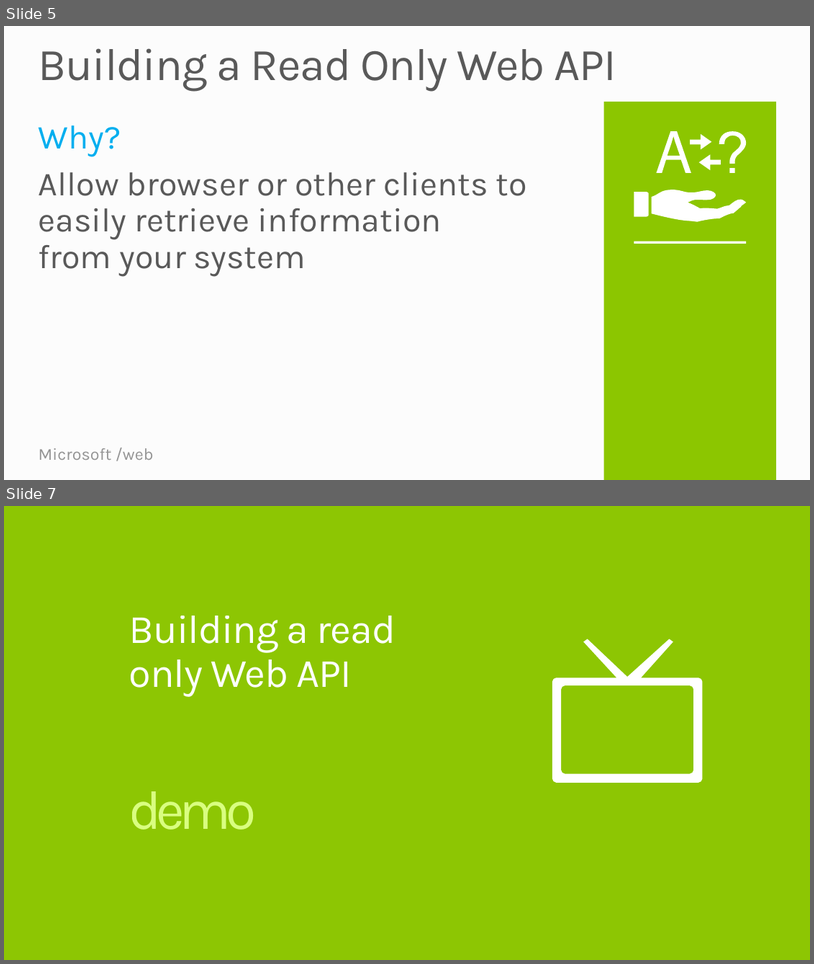
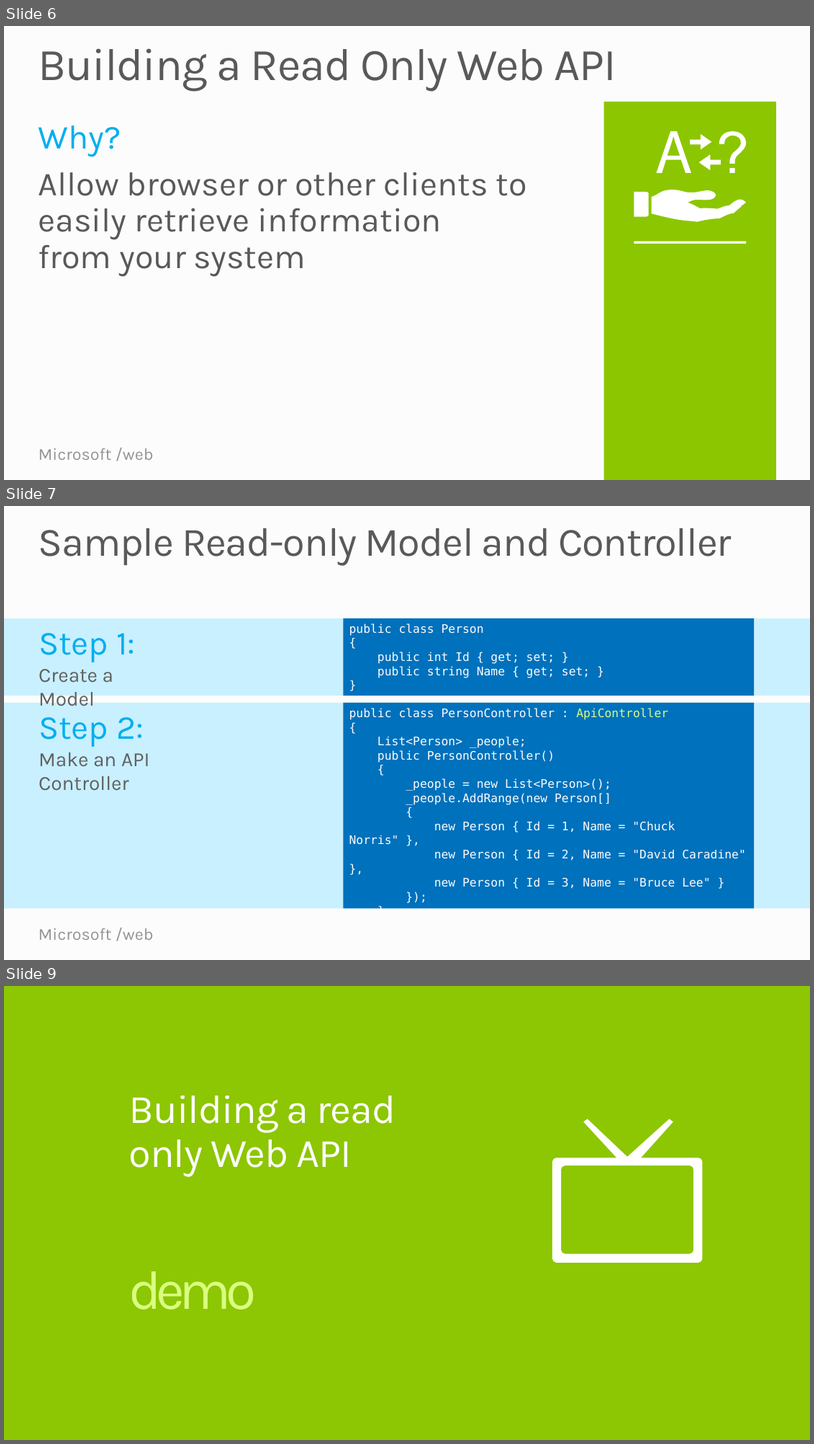
Before and after one commit to Microsoft-Web/WebTK-Presentations, a slide deck: AddingWebApiToASPNETSite/AddingWebApiToASPNETSite.pptx. Shown one above the other, each under a label of ours: slides 5 and 7 before the commit, slides 6, 7 and 9 after it; the slides between them are not shown. The pictures are 814x964 and 814x1444 pixels, drawn with LibreOffice and Linux fonts; fonts in the diff are those of the drawing. Boxes give left, top, right and bottom in pixels: in the first picture for what was removed or moved away, otherwise in the second. Text is boxed around its words. In the diff, an @@ line names an element or a change of style, - is before the commit and + after.

```diff
--- a/AddingWebApiToASPNETSite/AddingWebApiToASPNETSite.pptx
+++ b/AddingWebApiToASPNETSite/AddingWebApiToASPNETSite.pptx
@@ slide 7 added at [4, 506, 810, 960], background #FCFCFC; not listed: 2 template elements that a slide beside it also shows @@
@@ title added at [39, 528, 732, 566], 48 pt, text #595959 @@
+Sample Read-only Model and Controller
@@ rectangle added at [4, 618, 810, 696], fill #C9F0FF @@
@@ text added at [39, 633, 135, 706], 24 pt, text #5F5F5F @@
+Step 1:
+Create a Model
@@ rectangle added at [343, 618, 754, 695], fill #0071BC, 14 pt, text #FFFFFF @@
+public class Person
+{
+public int Id { get; set; }
+public string Name { get; set; }
+}
@@ rectangle added at [4, 703, 810, 908], fill #C9F0FF @@
@@ text added at [39, 717, 149, 790], 24 pt, text #5F5F5F @@
+Step 2:
+Make an API Controller
@@ rectangle added at [343, 703, 754, 908], fill #0071BC, 14 pt, text #FFFFFF @@
+public class PersonController : ApiController
+{
+List<Person> _people;
+public PersonController()
+{
+_people = new List<Person>();
+_people.AddRange(new Person[]
+{
+new Person { Id = 1, Name = "Chuck Norris" },
+new Person { Id = 2, Name = "David Caradine" },
+new Person { Id = 3, Name = "Bruce Lee" }
+});
+}
+}
@@ what was slide 5 is now slide 6 @@
@@ what was slide 7 is now slide 9 @@
```
Also in this commit, not shown: 1 slide changed, 5 other slides added, 7 slides removed.
